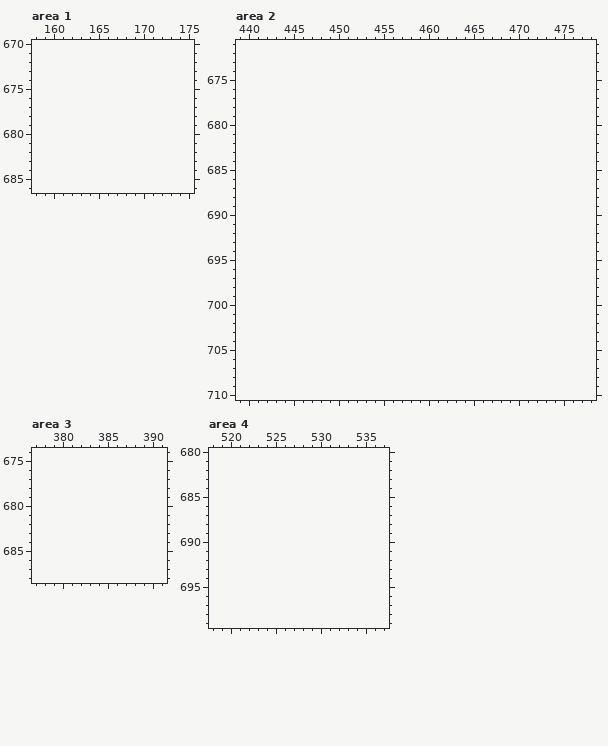
Pixel-art file, stored at assets/.Concept/UIMockup/InventoryMissionTab.aseprite. This is how it looked before the edit.
1000x500 pixels, 1 frame. Colours within 5 levels of each other are drawn and written as one. Shown: area 1: x 158..175, y 670..686; area 2: x 439..478, y 671..710; area 3: x 377..391, y 674..688; area 4: x 518..537, y 680..699. The old version is drawn lined up with the new one, on the new canvas. The commit also changed other parts of the picture, which this record leaves out.
The result:
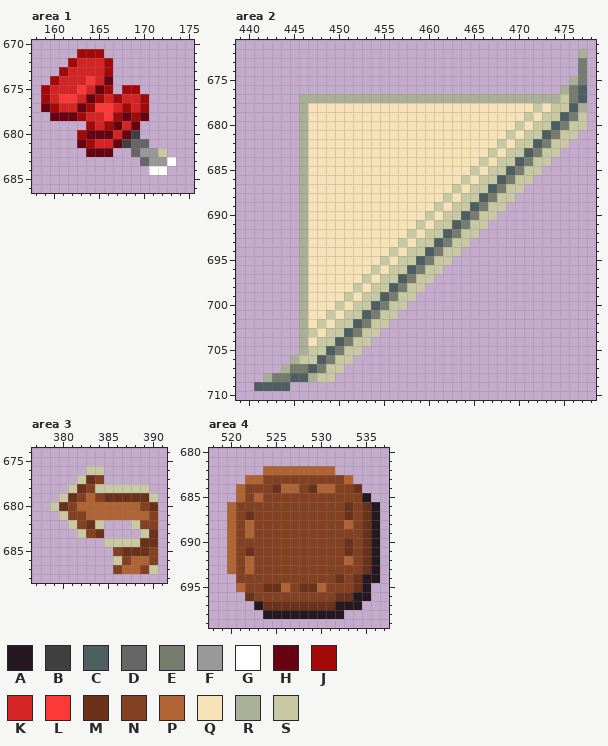
Palette (. is transparent): A #251820  B #404040  C #4d5f61  D #666666  E #767c6e  F #999999  G #ffffff  H #680211  J #a40909  K #d62424  L #fc3838  M #6c311a  N #844122  P #b06433  Q #f7e2b7  R #aab097  S #c8c8a3
The edit:
canvas 1000x500 -> 1000x1000
Changed rows in their new state; - is an unchanged pixel.
Area 1:
first column x 159:
671 ----JJJ--------
672 ---JKKKJ-------
673 --JKKKKJ-------
674 -JKKKLKH-------
675 JKKKLKHJ-JJ----
676 JKLLKHJKJKKJ---
677 HJKKHJLLKJKJ---
678 -HHHJKKLJHJH---
679 -----JKJHKH----
680 ----JHHHKHB----
681 ----HJKKHBDD---
682 -----HHH--DFFS-
683 -----------DFFG
684 ------------GG-
Area 2:
first column x 441:
672 ------------------------------------R
673 ------------------------------------E
674 ------------------------------------E
675 -----------------------------------RE
676 ----------------------------------REC
677 -----RRRRRRRRRRRRRRRRRRRRRRRRRRRRRSEC
678 -----RQQQQQQQQQQQQQQQQQQQQQQQQQSQSSCR
679 -----RQQQQQQQQQQQQQQQQQQQQQQQQSQSSCES
680 -----RQQQQQQQQQQQQQQQQQQQQQQQSQSSCESS
681 -----RQQQQQQQQQQQQQQQQQQQQQQSQSSCESS-
682 -----RQQQQQQQQQQQQQQQQQQQQQSQSSCESS--
683 -----RQQQQQQQQQQQQQQQQQQQQSQSSCESS---
684 -----RQQQQQQQQQQQQQQQQQQQSQSSCESS----
685 -----RQQQQQQQQQQQQQQQQQQSQSSCESS-----
686 -----RQQQQQQQQQQQQQQQQQSQSSCESS------
687 -----RQQQQQQQQQQQQQQQQSQSSCESS-------
688 -----RQQQQQQQQQQQQQQQSQSSCESS--------
689 -----RQQQQQQQQQQQQQQSQSSCESS---------
690 -----RQQQQQQQQQQQQQSQSSCESS----------
691 -----RQQQQQQQQQQQQSQSSCESS-----------
692 -----RQQQQQQQQQQQSQSSCESS------------
693 -----RQQQQQQQQQQSQSSCESS-------------
694 -----RQQQQQQQQQSQSSCESS--------------
695 -----RQQQQQQQQSQSSCESS---------------
696 -----RQQQQQQQSQSSCESS----------------
697 -----RQQQQQQSQSSCESS-----------------
698 -----RQQQQQSQSSCESS------------------
699 -----RQQQQSQSSCESS-------------------
700 -----RQQQSQSSCESS--------------------
701 -----RQQSQSSCESS---------------------
702 -----RQSQSSCESS----------------------
703 -----RSQSSCESS-----------------------
704 -----RQSSCESS------------------------
705 -----RSSCESS-------------------------
706 ----RSSCESS--------------------------
707 ---REECESS---------------------------
708 -REECCRSS----------------------------
709 CCCC---------------------------------
Area 3:
first column x 379:
676 ----SS------
677 ---SMN------
678 --SMNSSSSSS-
679 -SMNPNMMMMMS
680 SMNPPPPPPPNM
681 -SNNPPPPPPPN
682 --SNMS---SNN
683 ---SNM----SM
684 ------SSSSMM
685 -------NMMMN
686 -------SNPPN
687 -------NPPNS
Area 4:
first column x 520:
682 ----PPPPPPPP-----
683 --PPNNNNNNNNNP---
684 -PNNNMPPNMPPNNM--
685 -PNPNNNNNNNNNNNA-
686 PNNNNNNNNNNNNMNMA
687 PNMNNNNNNNNNNMNMA
688 PNPNNNNNNNNNNPNMA
689 PNPNNNNNNNNNNNNMA
690 PNNNNNNNNNNNNMNMA
691 PNMNNNNNNNNNNMNMA
692 PNPNNNNNNNNNNPNMA
693 PNPNNNNNNNNNNNNMA
694 -NNNNNNNNNNNMNMAA
695 -PNNMMPNMMPNNNMA-
696 --MNNNNNNNNNMMAA-
697 ---AMMMMMMMMAAA--
698 ----AAAAAAAAA----
